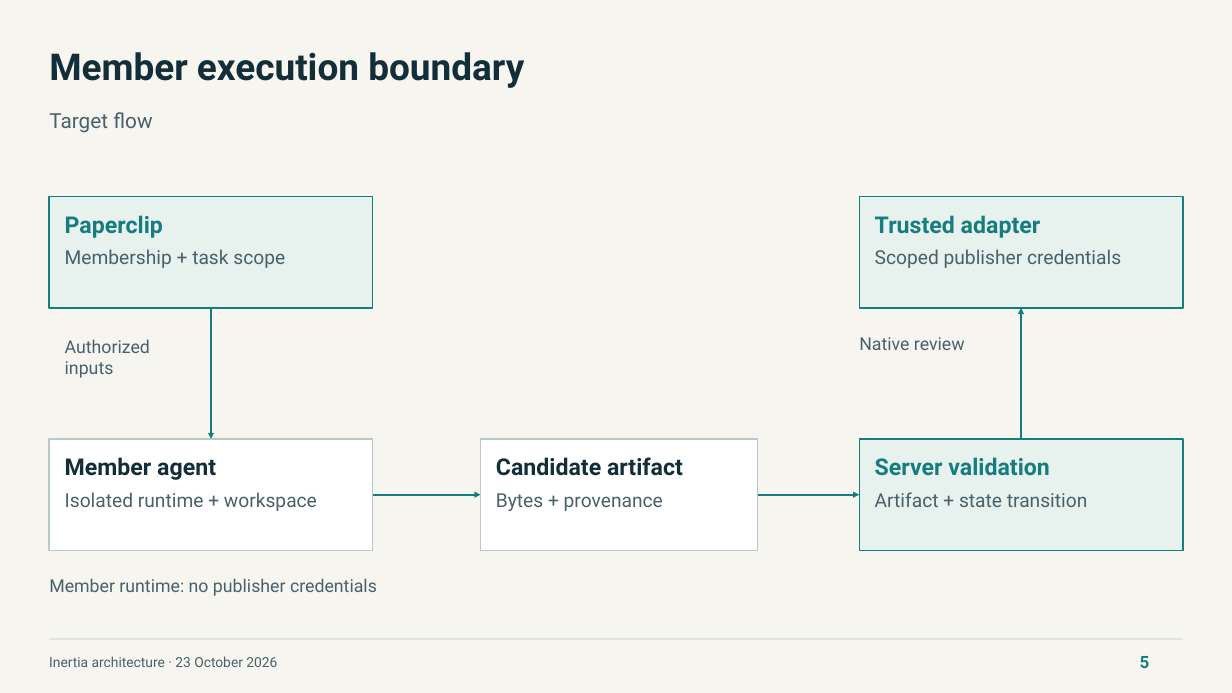
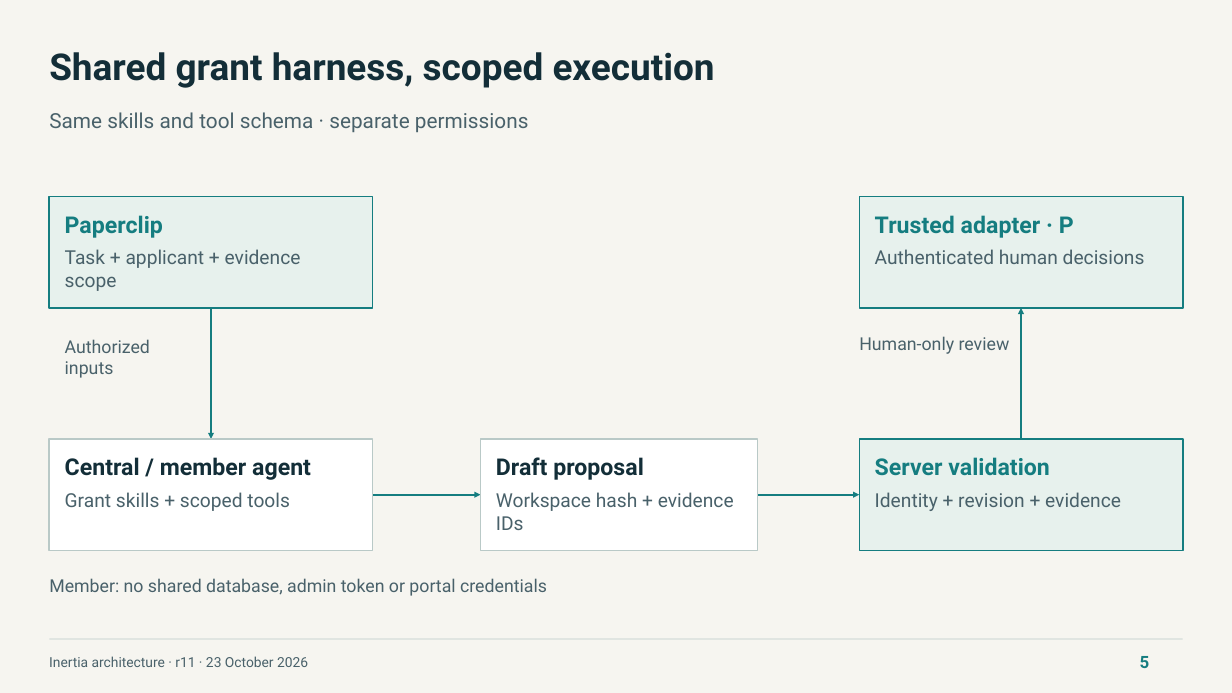
Before and after one commit to NetRxn/Inertia, a slide deck: slide 5 of Inertia-Architecture.pptx. Drawn at 1232x693 pixels with LibreOffice and Linux fonts; fonts in the diff are those of the drawing. Boxes give left, top, right and bottom in pixels: in the first picture for what was removed or moved away, otherwise in the second. Text is boxed around its words. In the diff, an @@ line names an element or a change of style, - is before the commit and + after.

Commit message:
docs: clarify native Paperclip grant workflow and human review architecture

```diff
--- a/Inertia-Architecture.pptx
+++ b/Inertia-Architecture.pptx
@@ text at [49,52,715,88]: text changed @@
-Member execution boundary
+Shared grant harness, scoped execution
@@ text at [49,112,529,132]: text changed @@
-Target flow
+Same skills and tool schema · separate permissions
@@ text at [875,215,1074,238]: text changed @@
-Trusted adapter
+Trusted adapter · P
@@ text at [65,249,301,291]: text changed @@
-Membership + task scope
+Task + applicant + evidence scope
@@ text at [875,249,1145,264]: text changed @@
-Scoped publisher credentials
+Authenticated human decisions
@@ text at [859,336,1010,354]: text changed @@
-Native review
+Human-only review
@@ text at [65,457,311,480]: text changed @@
-Member agent
+Central / member agent
@@ text at [496,457,644,480]: text changed @@
-Candidate artifact
+Draft proposal
@@ text at [65,492,290,511]: text changed @@
-Isolated runtime + workspace
+Grant skills + scoped tools
@@ text at [496,492,734,530]: text changed @@
-Bytes + provenance
+Workspace hash + evidence IDs
@@ text at [875,492,1121,511]: text changed @@
-Artifact + state transition
+Identity + revision + evidence
@@ text at [49,578,547,596]: text changed @@
-Member runtime: no publisher credentials
+Member: no shared database, admin token or portal credentials
@@ text at [49,656,308,667]: text changed @@
-Inertia architecture · 23 October 2026
+Inertia architecture · r11 · 23 October 2026
```
Also in this commit, not shown: 6 other slides changed, 1 slide added, 1 slide removed, 14 other files.
